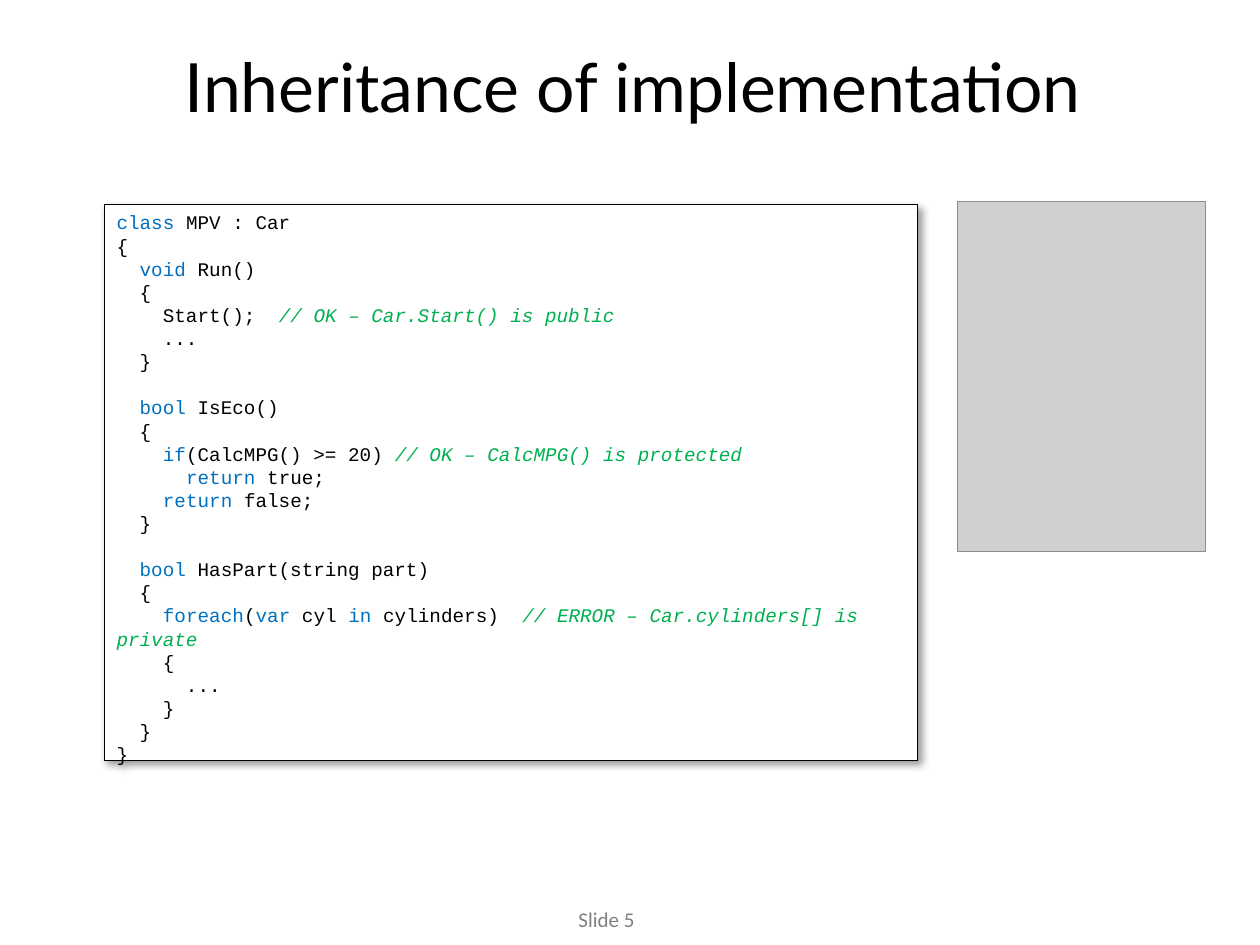
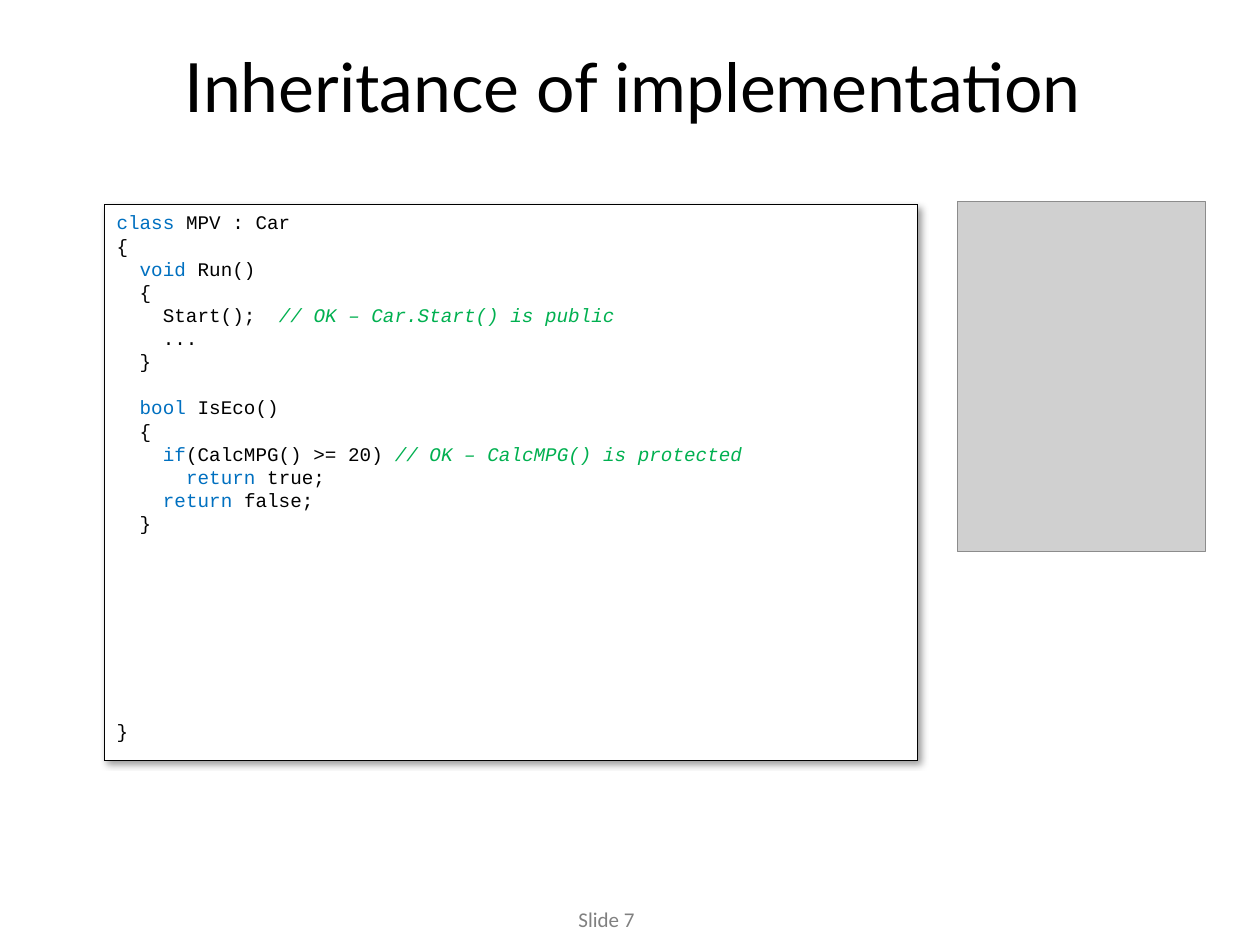
Before and after one commit to codesmurf/st3its3_teaching, a slide deck: slide 7 of 01 Intro + Opsamling + Interfaces/OO recap.pptx (slide 5 before the commit). Drawn at 1260x945 pixels with LibreOffice and Linux fonts; fonts in the diff are those of the drawing; grey boxes stand for pictures; background and template pictures are left out. Boxes give left, top, right and bottom in pixels: in the first picture for what was removed or moved away, otherwise in the second. Text is boxed around its words. In the diff, an @@ line names an element or a change of style, - is before the commit and + after.

```diff
--- a/01 Intro + Opsamling + Interfaces/OO recap.pptx
+++ b/01 Intro + Opsamling + Interfaces/OO recap.pptx
@@ text in rectangle at <box>105,204,919,760</box>: paragraphs removed @@
-}
-}
@@ text in rectangle at <box>140,563,858,626</box>: paragraphs removed @@
-bool HasPart(string part)
-{
-foreach(var cyl in cylinders) // ERROR – Car.cylinders[] is private
-{
-...
@@ page number at <box>578,912,635,927</box>: text changed @@
-Slide 5
+Slide 7
```
Also in this commit, not shown: 13 other slides changed, 13 slides added.
